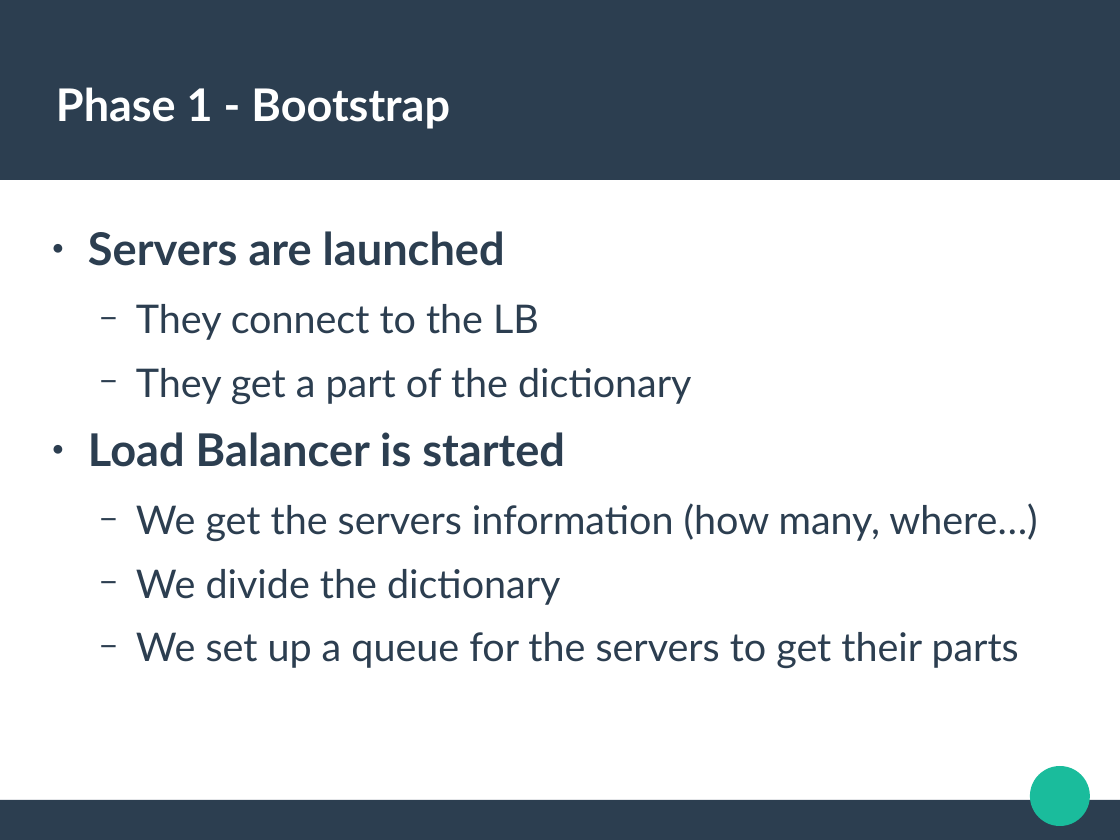
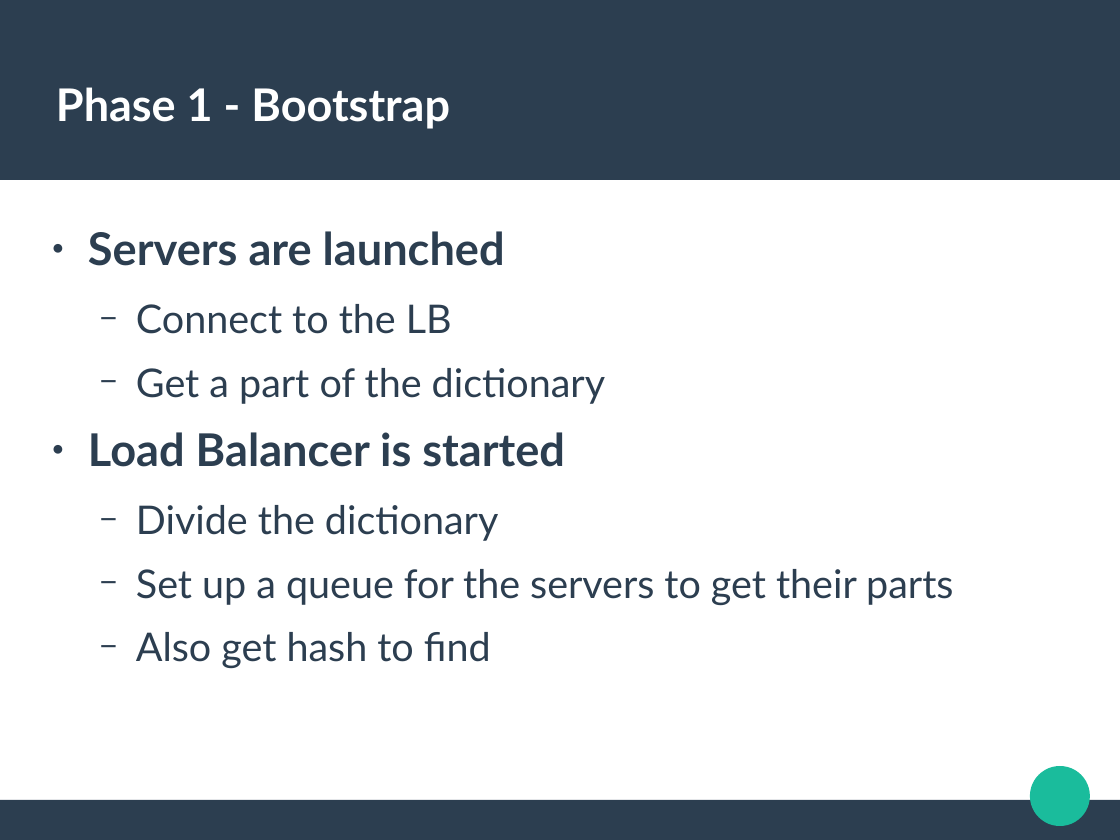
Before and after one commit to trandinhkhoa/distributed-system-project, a slide deck: slide 7 of presentation/defense.odp. Drawn at 1120x840 pixels with LibreOffice and Linux fonts; fonts in the diff are those of the drawing. Boxes give left, top, right and bottom in pixels: in the first picture for what was removed or moved away, otherwise in the second. Text is boxed around its words. In the diff, an @@ line names an element or a change of style, - is before the commit and + after.

```diff
--- a/presentation/defense.odp
+++ b/presentation/defense.odp
@@ text at <box>136,304,605,404</box>: text changed @@
-  − They connect to the LB
-  − They get a part of the dictionary
+  − Connect to the LB
+  − Get a part of the dictionary
@@ text at <box>136,505,953,668</box>: text changed @@
-  − We get the servers information (how many, where…)
-  − We divide the dictionary
-  − We set up a queue for the servers to get their parts
+  − Divide the dictionary
+  − Set up a queue for the servers to get their parts
+  − Also get hash to find
```
Also in this commit, not shown: 4 other slides changed.
